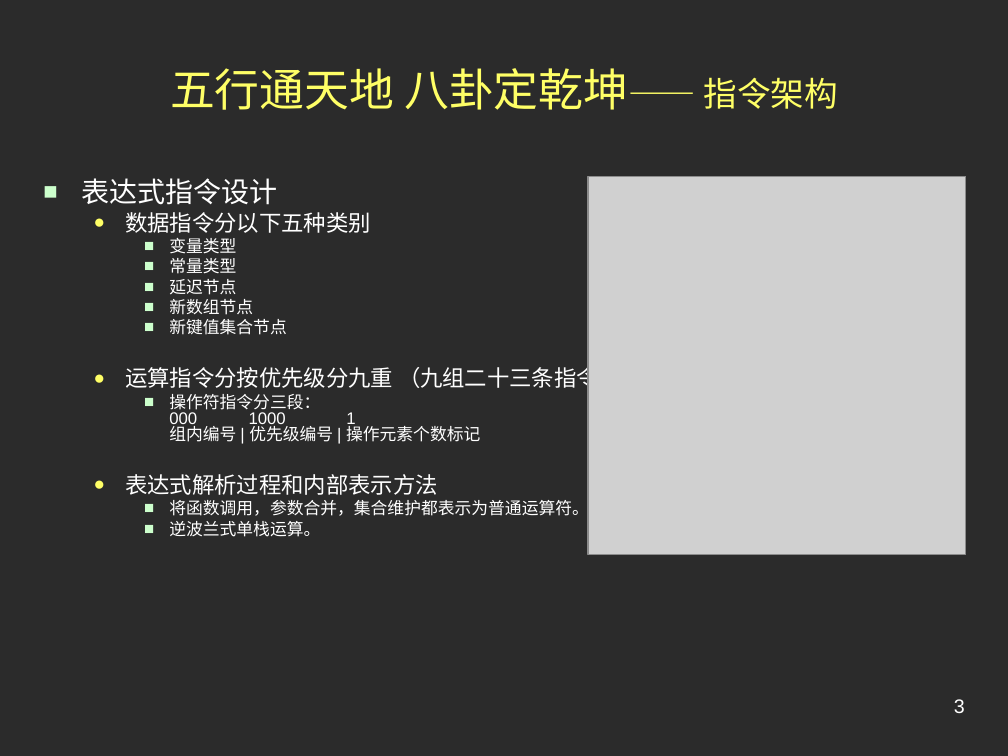
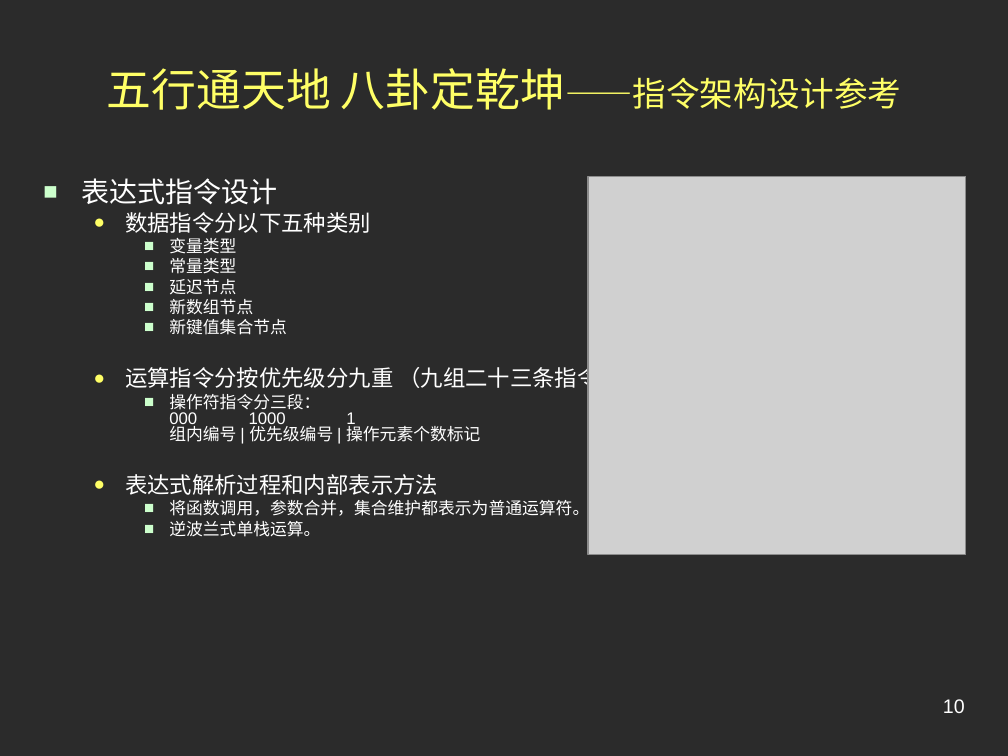
Before and after one commit to conzi/lite, a slide deck: slide 10 of Lite/web/doc/Preview.ppt (slide 3 before the commit). Drawn at 1008x756 pixels with LibreOffice and Linux fonts; fonts in the diff are those of the drawing; grey boxes stand for pictures; background and template pictures are left out; a plain dark background stands for a picture behind light text. Boxes give left, top, right and bottom in pixels: in the first picture for what was removed or moved away, otherwise in the second. Text is boxed around its words. In the diff, an @@ line names an element or a change of style, - is before the commit and + after.

```diff
--- a/Lite/web/doc/Preview.ppt
+++ b/Lite/web/doc/Preview.ppt
@@ title at (x1=107, y1=68, x2=901, y2=110): text changed @@
-五行通天地 八卦定乾坤—— 指令架构
+五行通天地 八卦定乾坤——指令架构设计参考
@@ page number at (x1=943, y1=699, x2=965, y2=713): text changed @@
-3
+10
```
Also in this commit, not shown: 3 other slides changed, 5 slides added.
